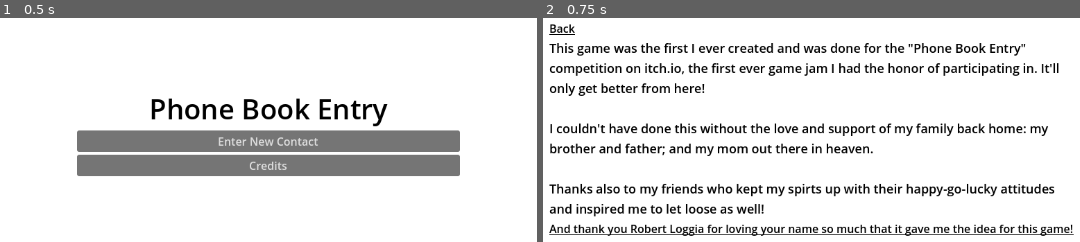
Above: before the commit, frames 1-2 (left to right).
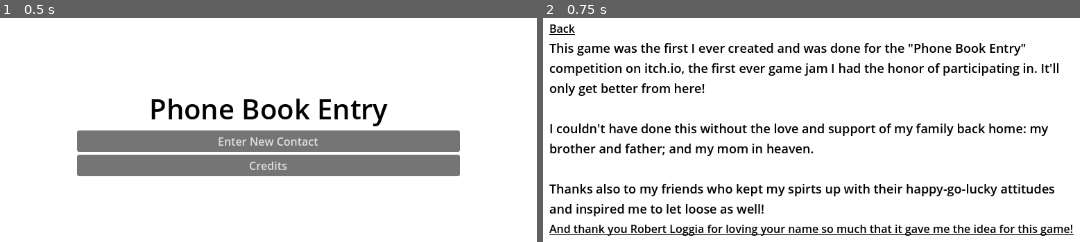
Above: after the commit, the same moments.

Repository: mjcampos/phone_number_entry
Game: Godot game, scene res://Menu/menu.tscn
The game is run twice, just before and just after one commit, with the same random seed, the same clock (stepped at 60 frames per second) and the same inputs.
Inputs:
- Up to frame 1 (0.5 s): no input
- Up to frame 2 (0.75 s): click "Credits" at 0.5 s

Frame 1 is identical in both runs. In frame 2, 0.5% of the frame differs, in the area x 38-62%, y 55-61%.

Commit message:
Minor grammar correction

Diff:
--- a/Credits/credits.tscn
+++ b/Credits/credits.tscn
@@ -48,7 +48,7 @@
 layout_mode = 2
 text = "This game was the first I ever created and was done for the \"Phone Book Entry\" competition on itch.io, the first ever game jam I had the honor of participating in. It'll only get better from here!
 
-I couldn't have done this without the love and support of my family back home: my brother and father; and my mom out there in heaven.
+I couldn't have done this without the love and support of my family back home: my brother and father; and my mom in heaven.
 
 Thanks also to my friends who kept my spirts up with their happy-go-lucky attitudes and inspired me to let loose as well!"
 label_settings = SubResource("LabelSettings_cajs1")
